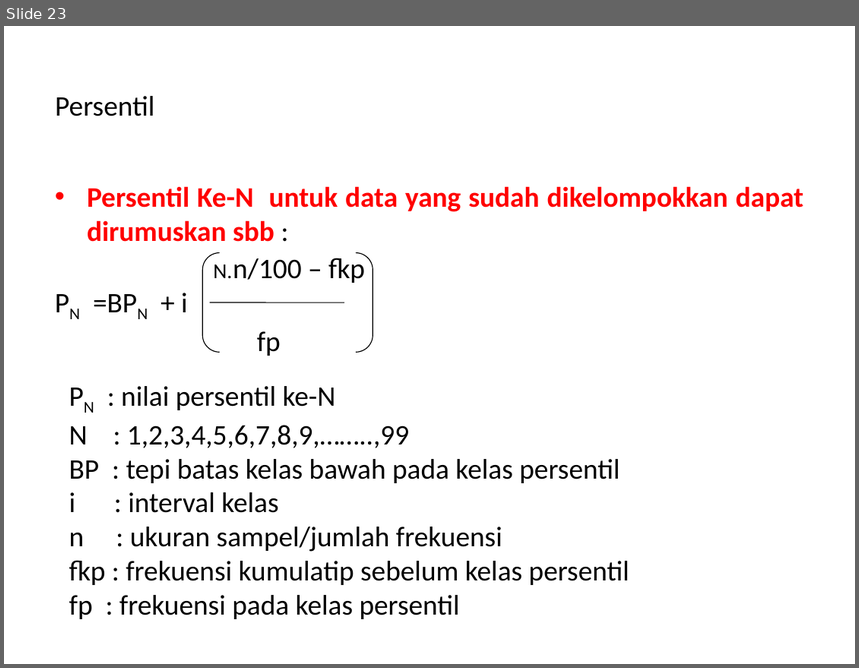
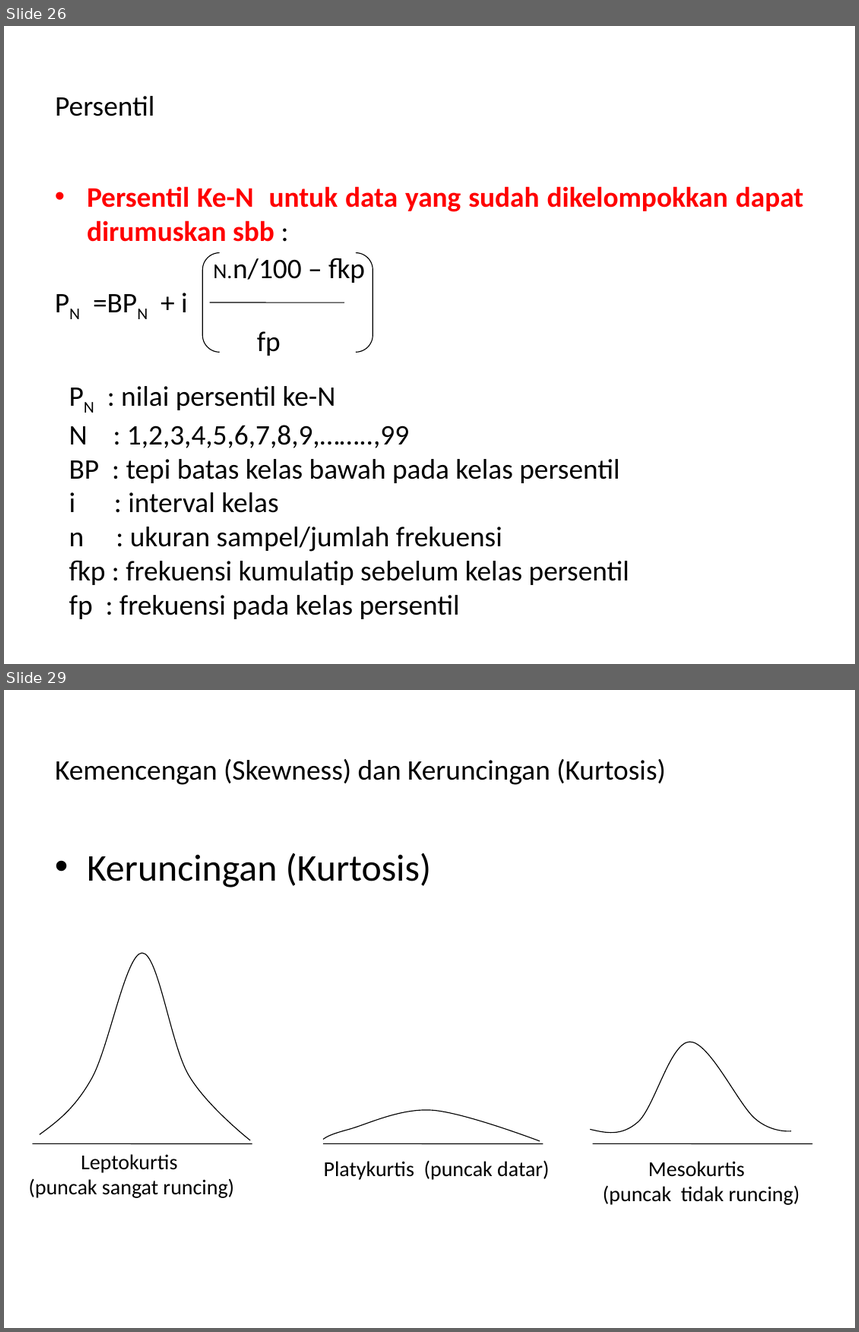
Before and after one commit to tarmidzibariq/KULIAH-SEMESTER-3, a slide deck: STATISTIKA 1/SESI- 3.ppt. Shown one above the other, each under a label of ours: slide 23 before the commit, slides 26 and 29 after it; the slides between them are not shown. The pictures are 859x668 and 859x1332 pixels, drawn with LibreOffice and Linux fonts; fonts in the diff are those of the drawing. Boxes give left, top, right and bottom in pixels: in the first picture for what was removed or moved away, otherwise in the second. Text is boxed around its words. In the diff, an @@ line names an element or a change of style, - is before the commit and + after.

```diff
--- a/STATISTIKA 1/SESI- 3.ppt
+++ b/STATISTIKA 1/SESI- 3.ppt
@@ slide 29 added at box(4, 690, 855, 1328), background #FFFFFF @@
@@ title added at box(55, 759, 666, 785), 24 pt, text #000000 @@
+Kemencengan (Skewness) dan Keruncingan (Kurtosis)
@@ text added at box(87, 853, 432, 888), 32 pt, text #000000 @@
+• Keruncingan (Kurtosis)
@@ freeform shape added at box(40, 952, 251, 1140), outline #000000 0.74 pt @@
@@ freeform shape added at box(591, 1042, 791, 1137), outline #000000 0.74 pt @@
@@ freeform shape added at box(323, 1109, 541, 1142), outline #000000 0.74 pt @@
@@ line added from (32, 1144) to (253, 1144), #000000 0.74 pt @@
@@ line added from (323, 1144) to (543, 1144), #000000 0.74 pt @@
@@ line added from (593, 1144) to (813, 1144), #000000 0.74 pt @@
@@ text added at box(28, 1154, 234, 1198), 18 pt, text #000000 @@
+Leptokurtis
+(puncak sangat runcing)
@@ text added at box(324, 1160, 549, 1180), 18 pt, text #000000 @@
+Platykurtis (puncak datar)
@@ text added at box(603, 1161, 800, 1205), 18 pt, text #000000 @@
+Mesokurtis
+(puncak tidak runcing)
@@ what was slide 23 is now slide 26 @@
```
Also in this commit, not shown: 3 slides changed, 5 other slides added, 4 other files.
